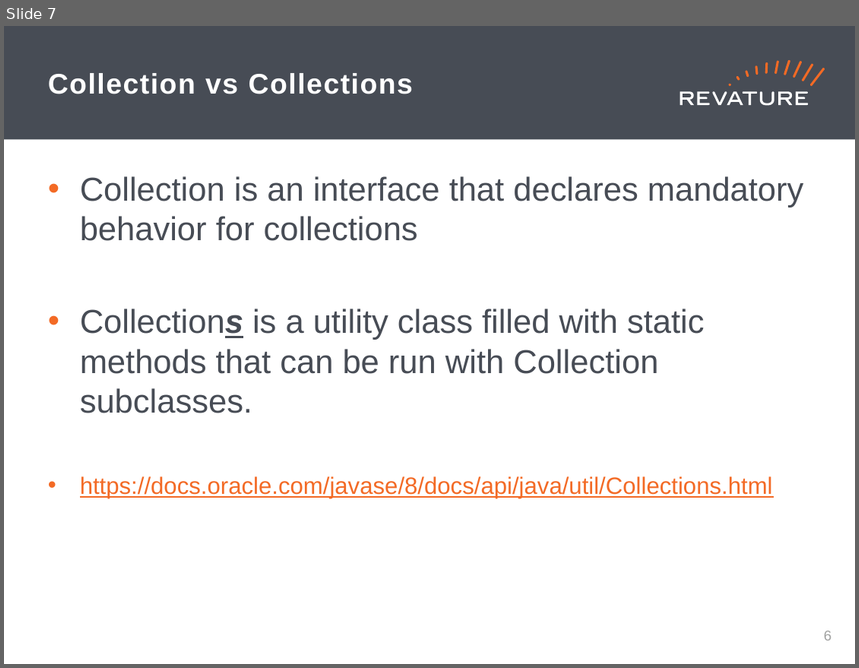
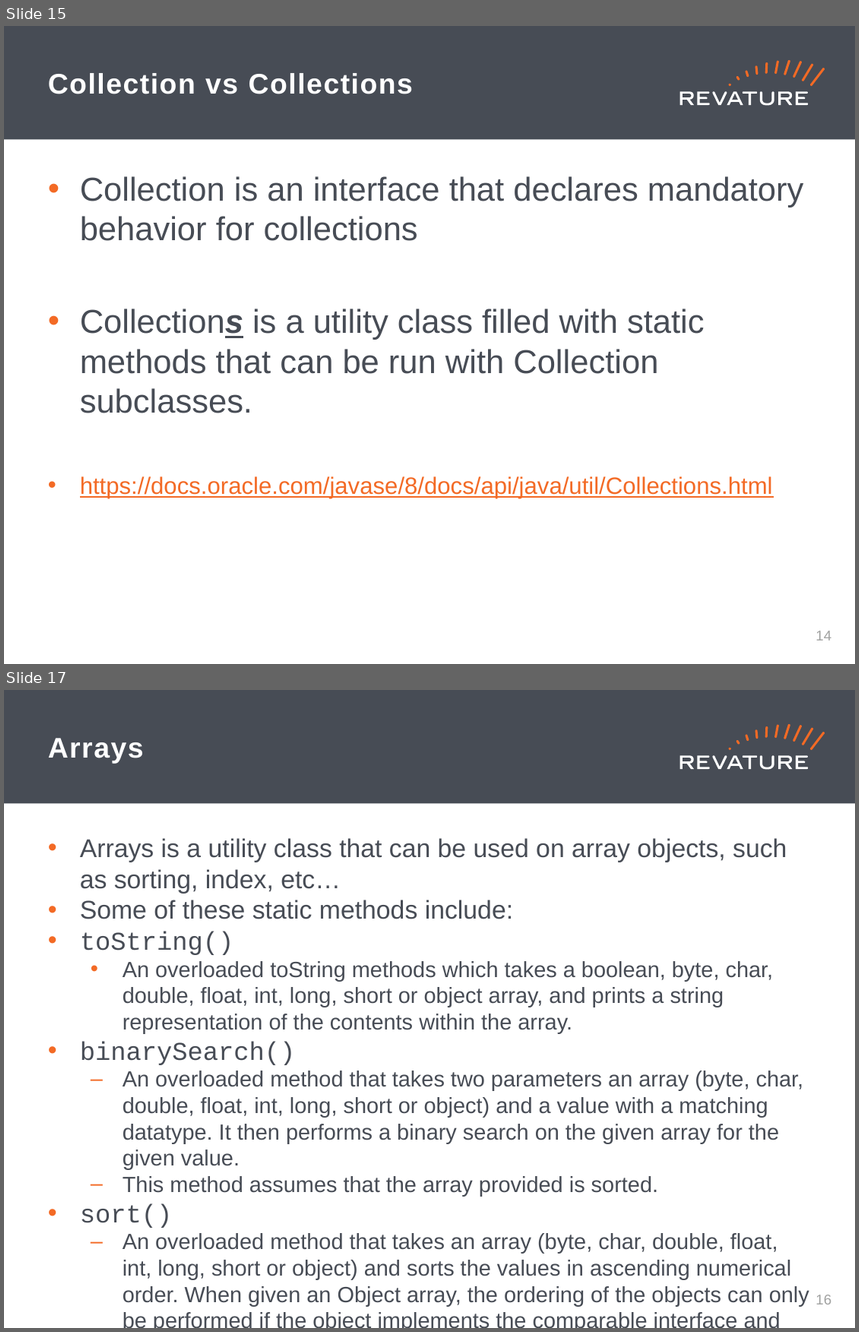
Before and after one commit to jhigherevature/8302021_RAP, a slide deck: powerpoints/Day_17.pptx. Shown one above the other, each under a label of ours: slide 7 before the commit, slides 15 and 17 after it; the slides between them are not shown. The pictures are 859x668 and 859x1332 pixels, drawn with LibreOffice and Linux fonts; fonts in the diff are those of the drawing. Boxes give left, top, right and bottom in pixels: in the first picture for what was removed or moved away, otherwise in the second. Text is boxed around its words. In the diff, an @@ line names an element or a change of style, - is before the commit and + after.

```diff
--- a/powerpoints/Day_17.pptx
+++ b/powerpoints/Day_17.pptx
@@ slide 17 added at (4,690,855,1328), background #FFFFFF; not listed: 19 template elements that a slide beside it also shows @@
@@ title added at (48,738,144,763), 24 pt, text #FFFFFF, bold @@
+Arrays
@@ text added at (80,838,810,1306), 18.6 pt, text #474C55 @@
+• Arrays is a utility class that can be used on array objects, such as sorting, index, etc…
+• Some of these static methods include:
+• toString()
+  • An overloaded toString methods which takes a boolean, byte, char, double, float, int, long, short or object array, and prints a string representation of the contents within the array.
+• binarySearch()
+  – An overloaded method that takes two parameters an array (byte, char, double, float, int, long, short or object) and a value with a matching datatype. It then performs a binary search on the given array for the given value.
+  – This method assumes that the array provided is sorted.
+• sort()
+  – An overloaded method that takes an array (byte, char, double, float, int, long, short or object) and sorts the values in ascending numerical order. When given an Object array, the ordering of the objects can only be performed if the object implements the comparable interface and provides an implementation for the compareTo method
@@ page number added at (816,1295,832,1305), 12 pt, text #A0A1A0 @@
+16
@@ what was slide 7 is now slide 15 @@
@@ page number at (816,631,832,641): text changed @@
-6
+14
```
Also in this commit, not shown: 1 slide changed, 5 other slides added, 2 slides removed, 13 other files.
